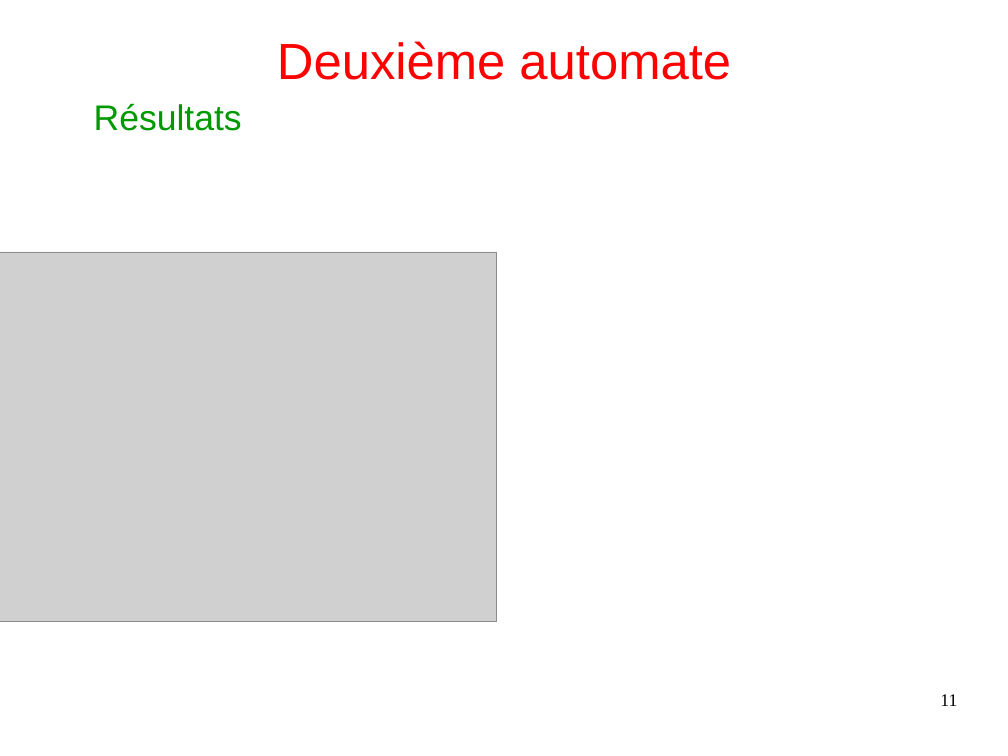
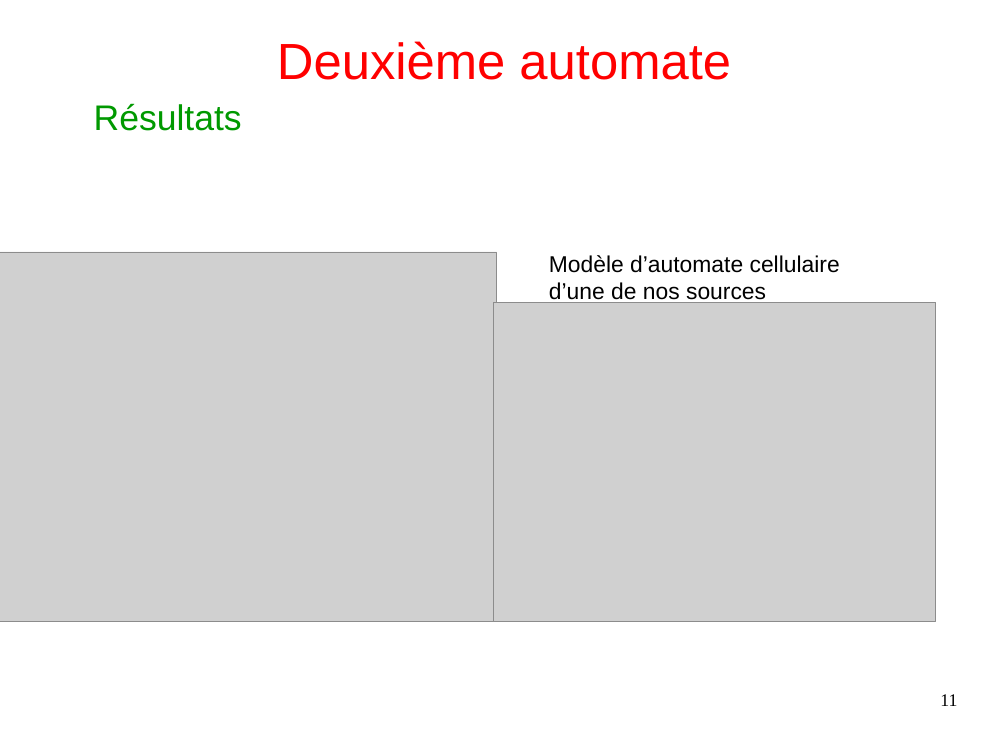
Before and after one commit to Arthurrre/TIPE_Automate, a slide deck: slide 11 of diapo/diapo.odp. Drawn at 1008x756 pixels with LibreOffice and Linux fonts; fonts in the diff are those of the drawing; grey boxes stand for pictures. Boxes give left, top, right and bottom in pixels: in the first picture for what was removed or moved away, otherwise in the second. Text is boxed around its words. In the diff, an @@ line names an element or a change of style, - is before the commit and + after.

Commit message:
hh

```diff
--- a/diapo/diapo.odp
+++ b/diapo/diapo.odp
@@ text added at [549, 255, 840, 305], 18 pt, text #000000 @@
+Modèle d’automate cellulaire d’une de nos sources
@@ picture added at [494, 303, 937, 622] @@
```
Also in this commit, not shown: 1 other slide changed.
